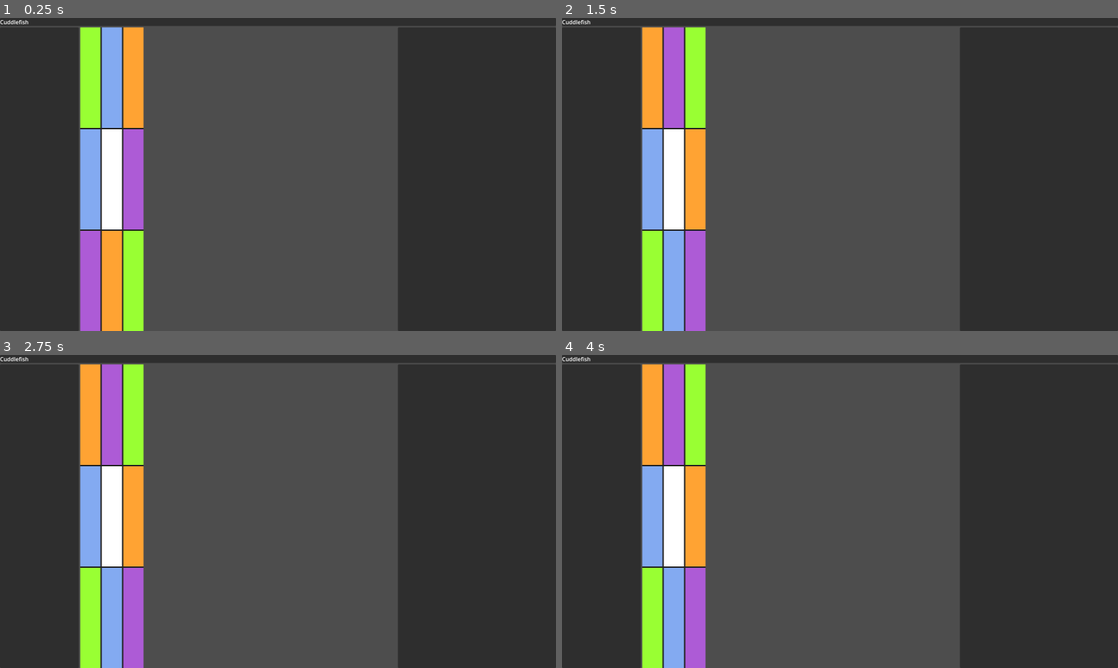
Above: before the commit, frames 1-4 (two rows, left to right).
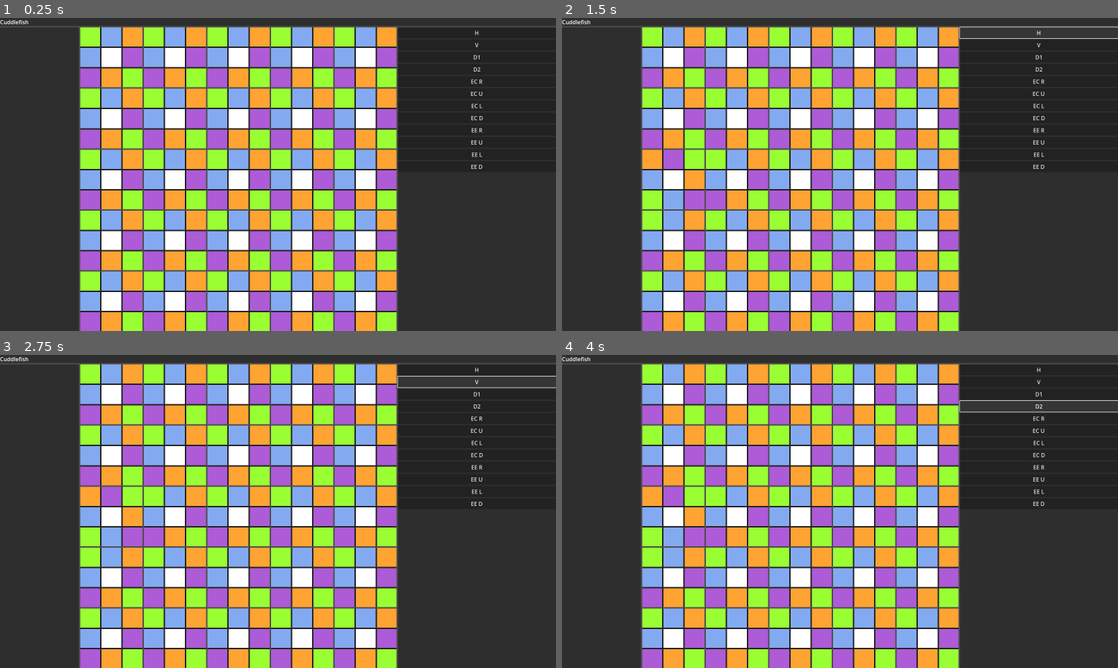
Above: after the commit, the same moments.

Repository: dtersegno/cuddlefish
Game: Godot game, scene res://CuddlefishGame.tscn
The game is run twice, just before and just after one commit, with the same random seed, the same clock (stepped at 60 frames per second) and the same inputs. The project has no main scene, so this scene is started directly.
Inputs (mouse positions are in pixels of both pictures, inside the frame that each line leads up to):
- Up to frame 1 (0.25 s): no input
- Up to frame 2 (1.5 s): click (673, 180) at 0.52 s; click (1040, 33) at 1.25 s, where only the run after the commit has a clickable "H"
- Up to frame 3 (2.75 s): click (478, 383) at 2 s, where only the run after the commit has a clickable "V"
- Up to frame 4 (4 s): click (1040, 392) at 2.75 s, where only the run after the commit has a clickable "D1"; click (1040, 405) at 3.5 s, where only the run after the commit has a clickable "D2"

The runs differ from the first frame. In frame 1, 51% of the frame differs, in the area x 14-87%, y 2-100%; in frame 2, 53%; in frame 3, 53%; in frame 4, 53%, in the area x 14-100%, y 2-100%.
Error before the commit: Parse Error: Too few arguments for "connect()" call. Expected at least 2 but received 0. (res://grid.gd:8)

Commit message:
comparison buttons

Diff:
--- a/cuddlefish-gd/CuddlefishGame.tscn
+++ b/cuddlefish-gd/CuddlefishGame.tscn
@@ -1,8 +1,7 @@
-[gd_scene load_steps=4 format=3 uid="uid://csro2nic42h36"]
+[gd_scene load_steps=3 format=3 uid="uid://csro2nic42h36"]
 
 [ext_resource type="Script" path="res://grid.gd" id="1_5w3ed"]
-[ext_resource type="Script" path="res://cuddler.gd" id="2_o3fhd"]
-[ext_resource type="AudioStream" uid="uid://dl08rvey0ptbq" path="res://sounds/bonk.mp3" id="3_0ewu2"]
+[ext_resource type="PackedScene" uid="uid://ddml7s4viwma8" path="res://cuddler.tscn" id="2_3n4av"]
 
 [node name="Cuddlefish" type="Control"]
 layout_mode = 3
@@ -44,74 +43,61 @@
 columns = 5
 script = ExtResource("1_5w3ed")
 
-[node name="Cuddler" type="PanelContainer" parent="VBoxContainer/HBoxContainer/Grid"]
+[node name="Cuddler_Prime" parent="VBoxContainer/HBoxContainer/Grid" instance=ExtResource("2_3n4av")]
 layout_mode = 2
-size_flags_horizontal = 3
-size_flags_vertical = 3
-script = ExtResource("2_o3fhd")
-
-[node name="Sound" type="Node" parent="VBoxContainer/HBoxContainer/Grid/Cuddler"]
-
-[node name="Spin" type="AudioStreamPlayer2D" parent="VBoxContainer/HBoxContainer/Grid/Cuddler/Sound"]
-position = Vector2(231, 27)
-stream = ExtResource("3_0ewu2")
-
-[node name="GridContainer" type="GridContainer" parent="VBoxContainer/HBoxContainer/Grid/Cuddler"]
-layout_mode = 2
-columns = 3
-
-[node name="UL" type="ColorRect" parent="VBoxContainer/HBoxContainer/Grid/Cuddler/GridContainer"]
-layout_mode = 2
-size_flags_horizontal = 3
-size_flags_vertical = 3
-
-[node name="U" type="ColorRect" parent="VBoxContainer/HBoxContainer/Grid/Cuddler/GridContainer"]
-layout_mode = 2
-size_flags_horizontal = 3
-size_flags_vertical = 3
-
-[node name="UR" type="ColorRect" parent="VBoxContainer/HBoxContainer/Grid/Cuddler/GridContainer"]
-layout_mode = 2
-size_flags_horizontal = 3
-size_flags_vertical = 3
-
-[node name="L" type="ColorRect" parent="VBoxContainer/HBoxContainer/Grid/Cuddler/GridContainer"]
-layout_mode = 2
-size_flags_horizontal = 3
-size_flags_vertical = 3
-
-[node name="C" type="ColorRect" parent="VBoxContainer/HBoxContainer/Grid/Cuddler/GridContainer"]
-layout_mode = 2
-size_flags_horizontal = 3
-size_flags_vertical = 3
-
-[node name="R" type="ColorRect" parent="VBoxContainer/HBoxContainer/Grid/Cuddler/GridContainer"]
-layout_mode = 2
-size_flags_horizontal = 3
-size_flags_vertical = 3
-
-[node name="DL" type="ColorRect" parent="VBoxContainer/HBoxContainer/Grid/Cuddler/GridContainer"]
-layout_mode = 2
-size_flags_horizontal = 3
-size_flags_vertical = 3
-
-[node name="D" type="ColorRect" parent="VBoxContainer/HBoxContainer/Grid/Cuddler/GridContainer"]
-layout_mode = 2
-size_flags_horizontal = 3
-size_flags_vertical = 3
-
-[node name="DR" type="ColorRect" parent="VBoxContainer/HBoxContainer/Grid/Cuddler/GridContainer"]
-layout_mode = 2
-size_flags_horizontal = 3
-size_flags_vertical = 3
-
-[node name="Button" type="Button" parent="VBoxContainer/HBoxContainer/Grid/Cuddler"]
-show_behind_parent = true
-z_index = -1
-layout_mode = 2
-mouse_default_cursor_shape = 2
 
 [node name="PanelContainer" type="PanelContainer" parent="VBoxContainer/HBoxContainer"]
 layout_mode = 2
 size_flags_horizontal = 3
 size_flags_stretch_ratio = 0.5
+
+[node name="VBoxContainer" type="VBoxContainer" parent="VBoxContainer/HBoxContainer/PanelContainer"]
+layout_mode = 2
+
+[node name="H Button" type="Button" parent="VBoxContainer/HBoxContainer/PanelContainer/VBoxContainer"]
+layout_mode = 2
+text = "H"
+
+[node name="V Button" type="Button" parent="VBoxContainer/HBoxContainer/PanelContainer/VBoxContainer"]
+layout_mode = 2
+text = "V"
+
+[node name="D1 Button" type="Button" parent="VBoxContainer/HBoxContainer/PanelContainer/VBoxContainer"]
+layout_mode = 2
+text = "D1"
+
+[node name="D2 Button" type="Button" parent="VBoxContainer/HBoxContainer/PanelContainer/VBoxContainer"]
+layout_mode = 2
+text = "D2"
+
+[node name="EC R" type="Button" parent="VBoxContainer/HBoxContainer/PanelContainer/VBoxContainer"]
+layout_mode = 2
+text = "EC R"
+
+[node name="EC U" type="Button" parent="VBoxContainer/HBoxContainer/PanelContainer/VBoxContainer"]
+layout_mode = 2
+text = "EC U"
+
+[node name="EC L" type="Button" parent="VBoxContainer/HBoxContainer/PanelContainer/VBoxContainer"]
+layout_mode = 2
+text = "EC L"
+
+[node name="EC D" type="Button" parent="VBoxContainer/HBoxContainer/PanelContainer/VBoxContainer"]
+layout_mode = 2
+text = "EC D"
+
+[node name="EE R" type="Button" parent="VBoxContainer/HBoxContainer/PanelContainer/VBoxContainer"]
+layout_mode = 2
+text = "EE R"
+
+[node name="EE U" type="Button" parent="VBoxContainer/HBoxContainer/PanelContainer/VBoxContainer"]
+layout_mode = 2
+text = "EE U"
+
+[node name="EE L" type="Button" parent="VBoxContainer/HBoxContainer/PanelContainer/VBoxContainer"]
+layout_mode = 2
+text = "EE L"
+
+[node name="EE D" type="Button" parent="VBoxContainer/HBoxContainer/PanelContainer/VBoxContainer"]
+layout_mode = 2
+text = "EE D"
--- a/cuddlefish-gd/cuddler.gd
+++ b/cuddlefish-gd/cuddler.gd
@@ -108,6 +108,7 @@
 
 func rotate_90():
 	#duplicate self to spin for visual
+	spinning.emit()
 	var visual_square = self.duplicate()
 	visual_square.cuddle_colors = self.cuddle_colors
 	visual_square.color_to_index = self.color_to_index
--- a/cuddlefish-gd/grid.gd
+++ b/cuddlefish-gd/grid.gd
@@ -1,11 +1,13 @@
 extends GridContainer
 
-@onready var cuddler_prime = $Cuddler
+@onready var cuddler_prime = $Cuddler_Prime
+
+var cuddler = preload("res://cuddler.tscn")
 
 # Called when the node enters the scene tree for the first time.
 func _ready() -> void:
-	create_cuddlefish(24)
-	cuddler_prime.connect()
+	create_cuddlefish(25)
+	cuddler_prime.queue_free()
 
 # Called every frame. 'delta' is the elapsed time since the previous frame.
 func _process(_delta: float) -> void:
@@ -13,7 +15,7 @@
 
 func create_cuddlefish(number_to_create:int):
 	for new_cuddler_counter in range(number_to_create):
-		var new_cuddler = cuddler_prime.duplicate()
+		var new_cuddler = cuddler.instantiate()
 		self.add_child(new_cuddler)
 		new_cuddler.add_to_group('cuddlers')
 
@@ -41,6 +43,15 @@
 	"EC_D": [7,5], #lower right to lower left
 }
 
+var squares_to_compare_25 = {
+	"V":[
+		[0,5],[1,6],[2,7],[3,8],[4,9],
+		[5,10],[6,11],[7,12],[8,13],[9,14],
+		[10,15],[11,16],[12,17],[13,18],[14,19],
+		[15,20],[16,21],[17,22],[18,23],[19,24]
+	]
+}
+
 func cuddle_compare(cuddler1, cuddler2, comparison):
 	var indices = comparisons[comparison]
 	var color1 = cuddler1.edge_blocks[indices[0]].color
Not shown, added: cuddlefish-gd/CudAADB.tmp
